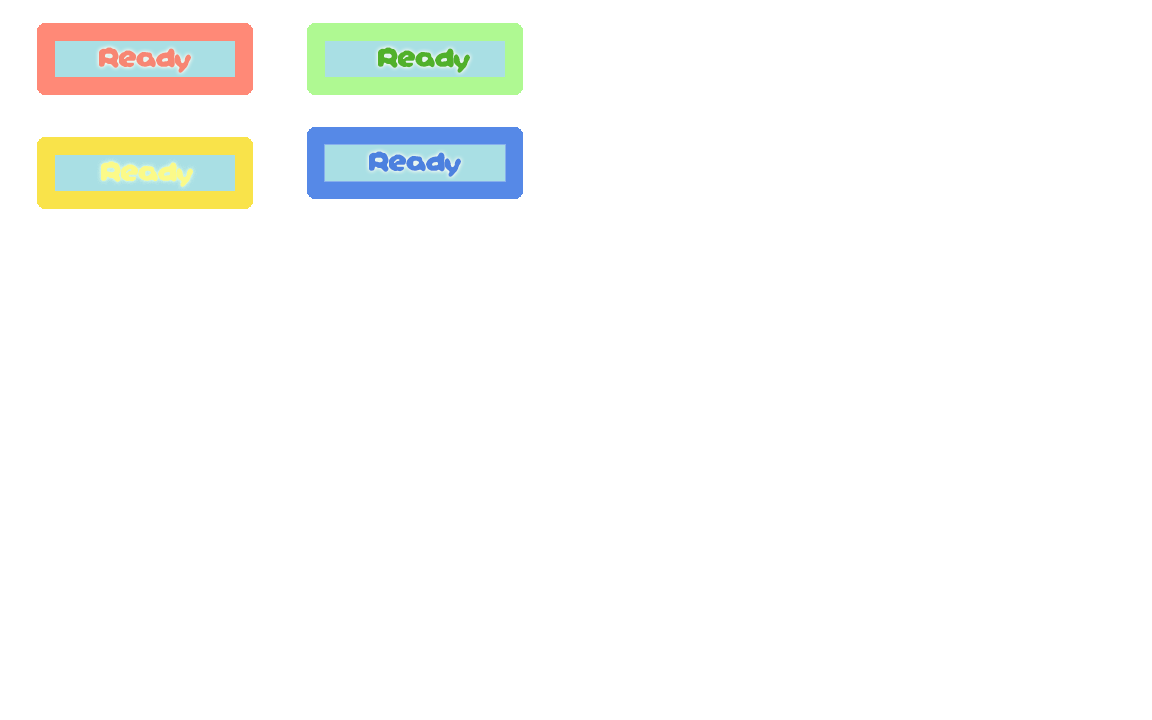
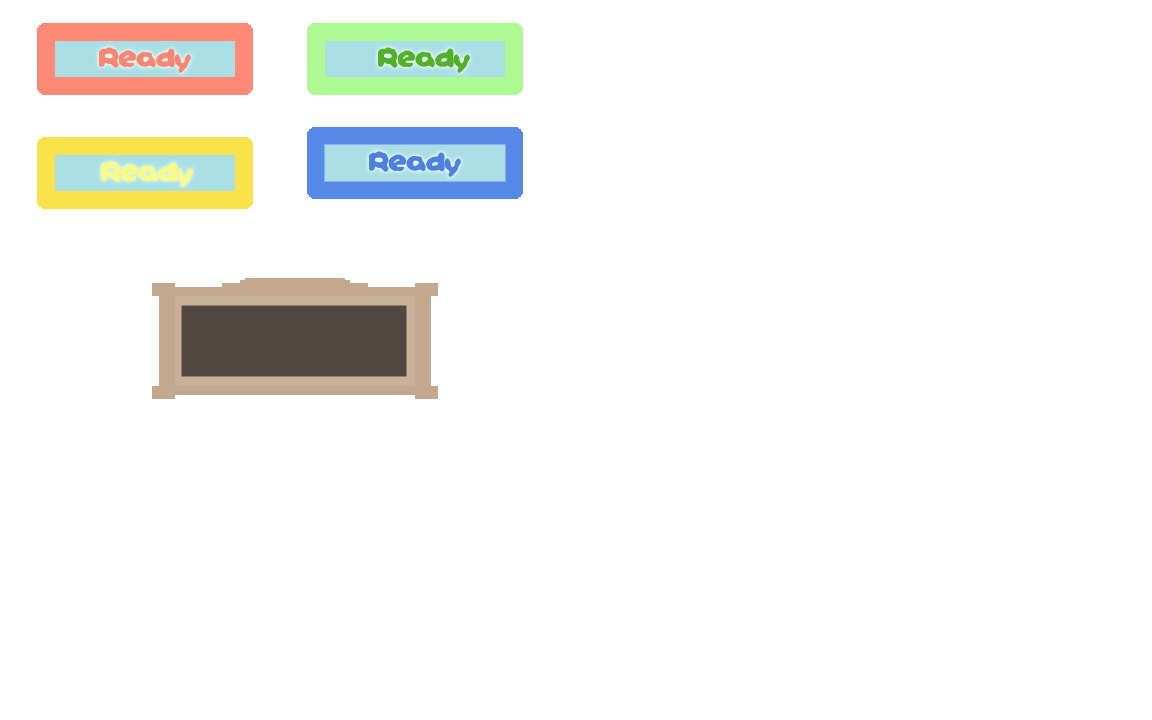
Before/after of a 1152 × 720 layered artwork. What changed in the layer stack:
added layer "Shape 1" above "Rectangle 1" over [152, 278, 438, 399]
added layer "Rectangle 1" above "Hover" over [165, 289, 423, 393]
